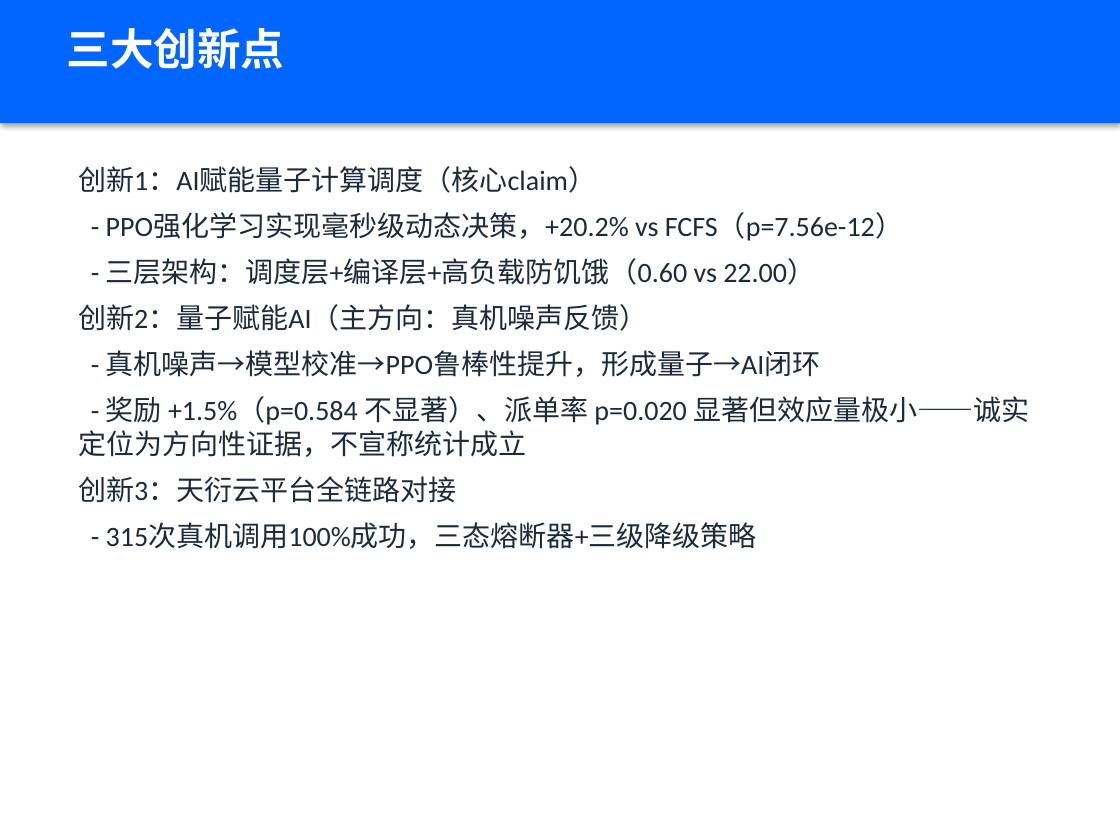
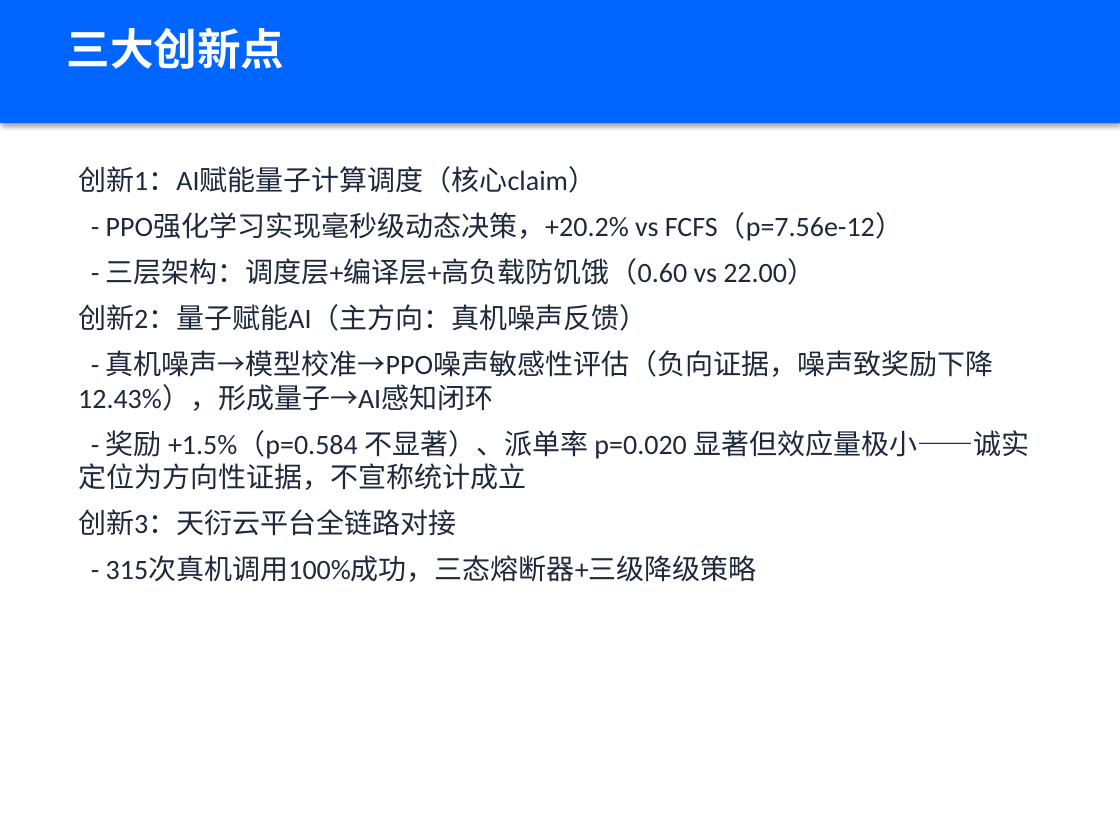
Before and after one commit to xiabai2008/quantum-rl-scheduler, a slide deck: slide 14 of deliverable_models/答辩PPT.pptx. Drawn at 1120x840 pixels with LibreOffice and Linux fonts; fonts in the diff are those of the drawing. Boxes give left, top, right and bottom in pixels: in the first picture for what was removed or moved away, otherwise in the second. Text is boxed around its words. In the diff, an @@ line names an element or a change of style, - is before the commit and + after.

```diff
--- a/deliverable_models/答辩PPT.pptx
+++ b/deliverable_models/答辩PPT.pptx
@@ text at [78, 350, 993, 411]: text changed @@
-- 真机噪声→模型校准→PPO鲁棒性提升，形成量子→AI闭环
+- 真机噪声→模型校准→PPO噪声敏感性评估（负向证据，噪声致奖励下降12.43%），形成量子→AI感知闭环
```
Also in this commit, not shown: 1 other slide changed, 4 other files.
